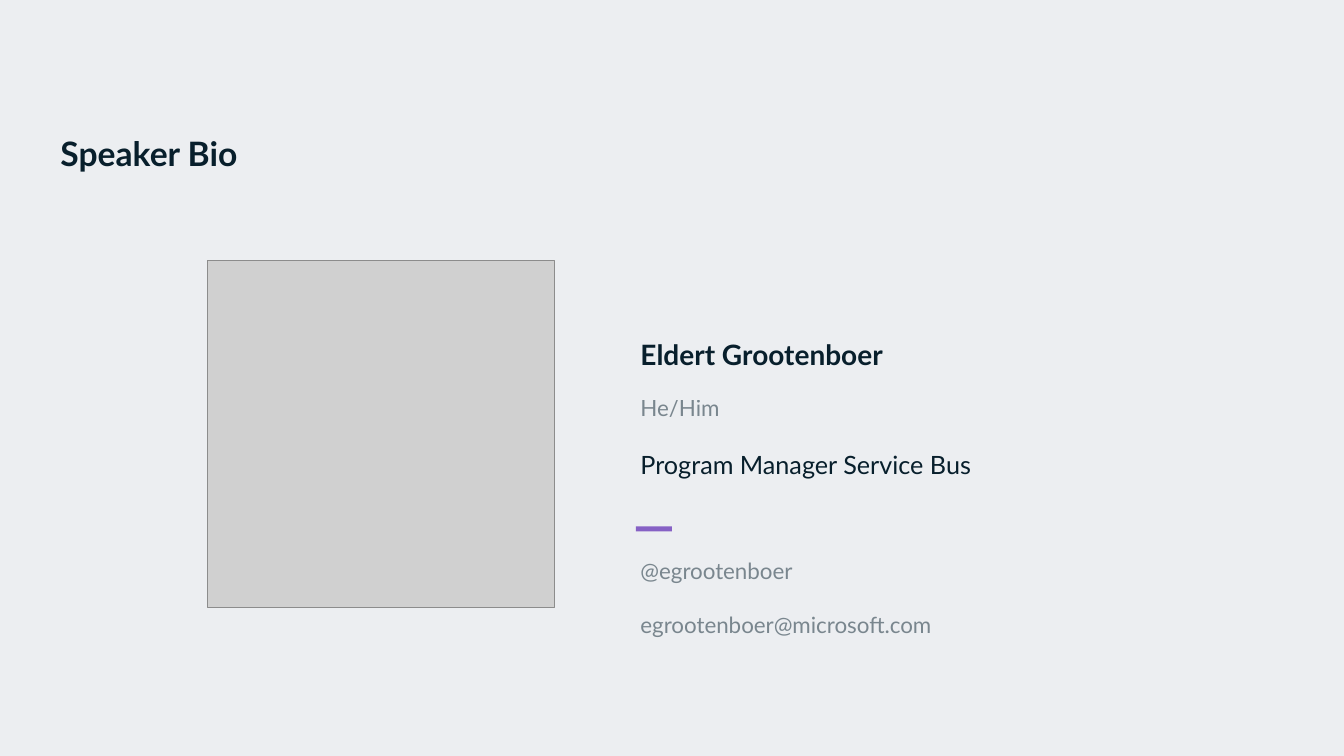
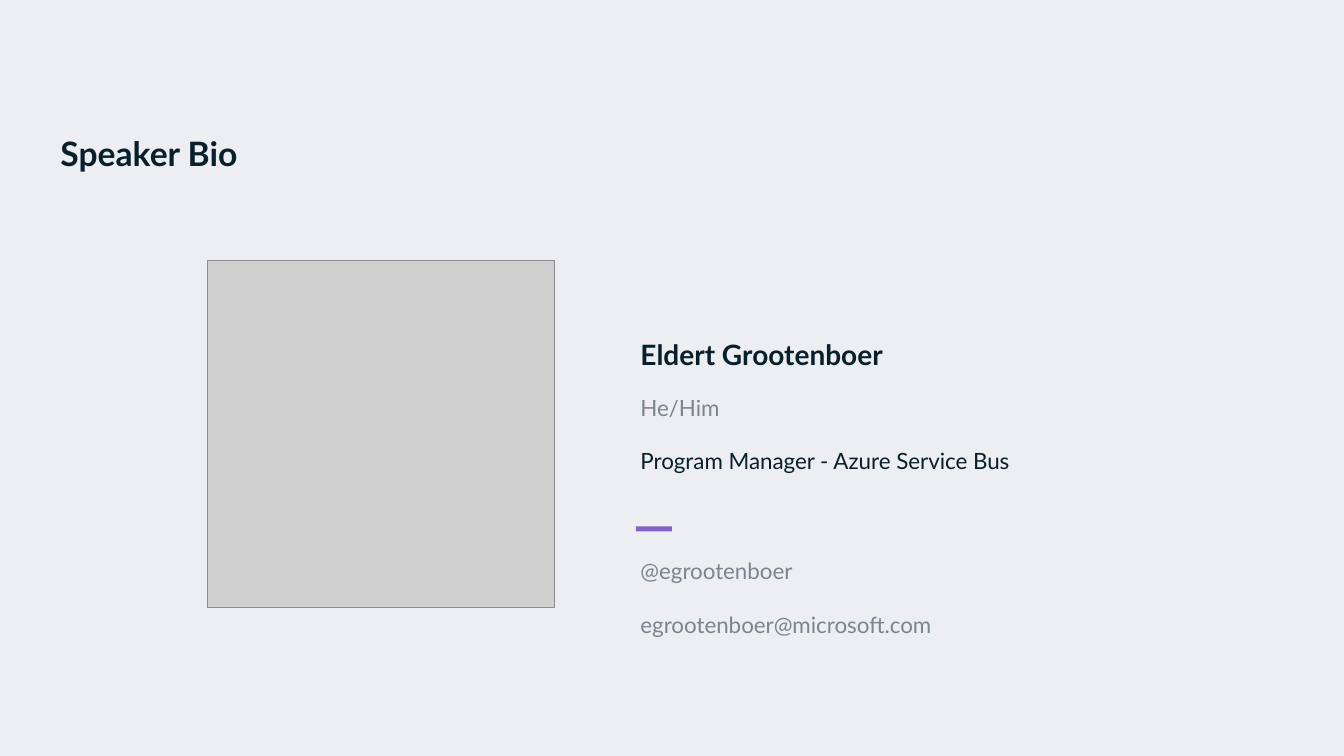
Before and after one commit to EldertGrootenboer/Empower-your-Azure-IaC-with-Bicep, a slide deck: slide 2 of Empower your Azure IaC with Bicep!.pptx. Drawn at 1344x756 pixels with LibreOffice and Linux fonts; fonts in the diff are those of the drawing; grey boxes stand for pictures; background and template pictures are left out. Boxes give left, top, right and bottom in pixels: in the first picture for what was removed or moved away, otherwise in the second. Text is boxed around its words. In the diff, an @@ line names an element or a change of style, - is before the commit and + after.

```diff
--- a/Empower your Azure IaC with Bicep!.pptx
+++ b/Empower your Azure IaC with Bicep!.pptx
@@ text at [640,452,1009,473]: text changed; size 18 to 16 pt @@
-Program Manager Service Bus
+Program Manager - Azure Service Bus
```
Also in this commit, not shown: 3 other slides changed, 3 other files.
